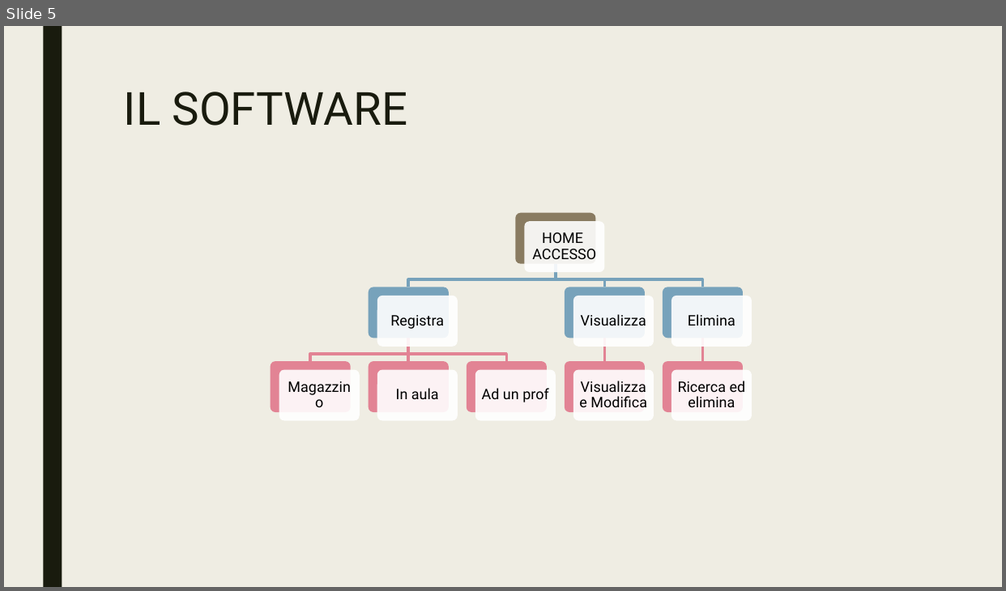
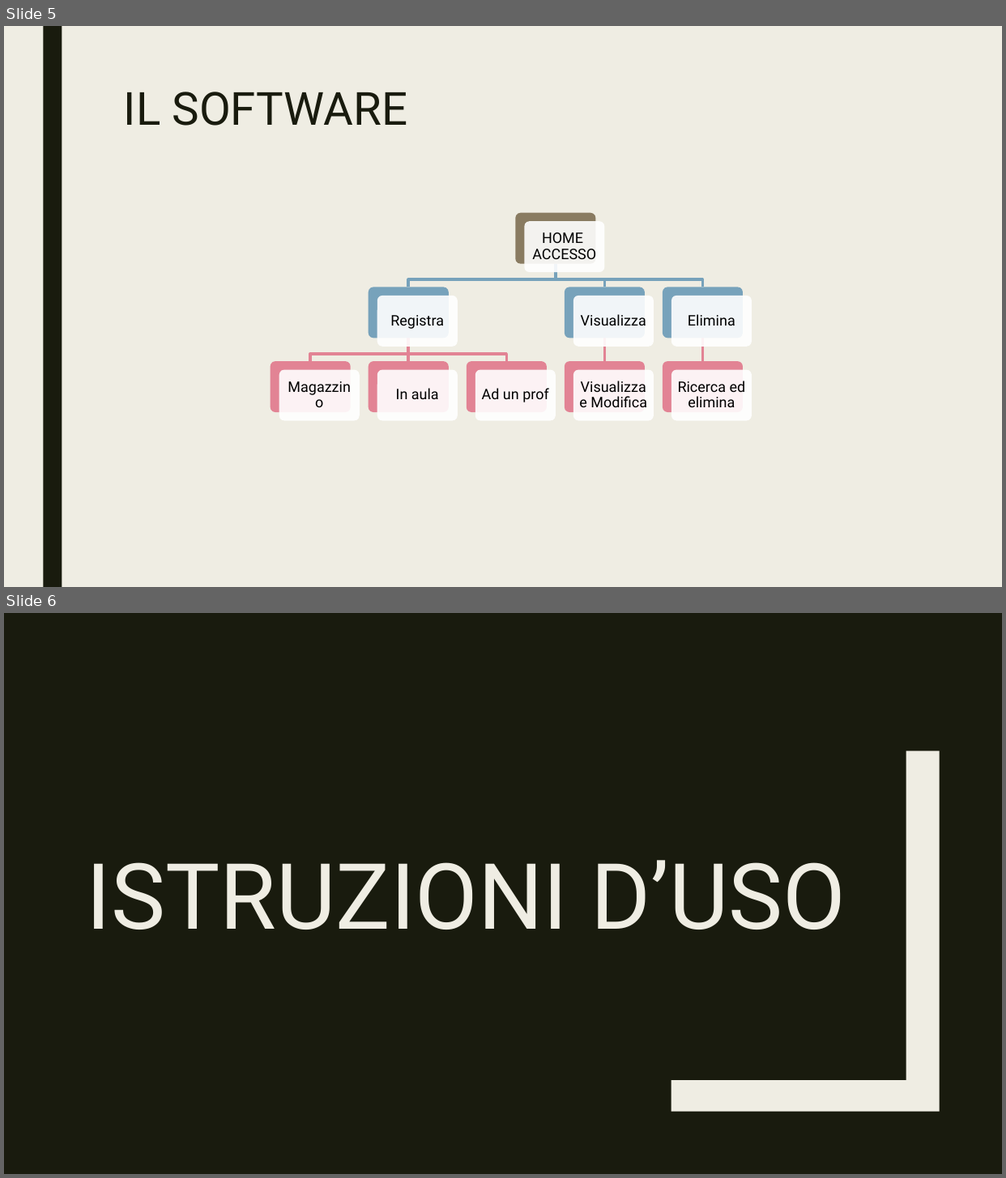
Before and after one commit to CamagniR/GestioneProgetto, a slide deck: DOCUMENTAZIONE/Presentazione GestioneProgetto.pptx. Shown one above the other, each under a label of ours: slide 5 before the commit, slides 5 and 6 after it. The pictures are 1006x591 and 1006x1178 pixels, drawn with LibreOffice and Linux fonts; fonts in the diff are those of the drawing. Boxes give left, top, right and bottom in pixels: in the first picture for what was removed or moved away, otherwise in the second. Text is boxed around its words. In the diff, an @@ line names an element or a change of style, - is before the commit and + after.

```diff
--- a/DOCUMENTAZIONE/Presentazione GestioneProgetto.pptx
+++ b/DOCUMENTAZIONE/Presentazione GestioneProgetto.pptx
@@ slide 6 added at [4, 613, 1002, 1174], background #191B0E @@
@@ freeform shape added at [671, 751, 940, 1112], fill #EFEDE3 @@
@@ title added at [87, 860, 845, 930], 88 pt, text #EFEDE3 @@
+ISTRUZIONI D’USO
```
Also in this commit, not shown: 5 other slides added, 2 slides removed, 13 other files.
